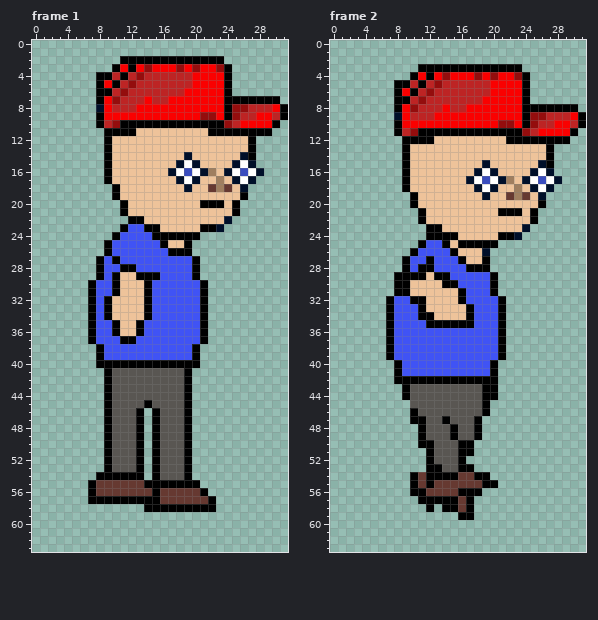
Pixel-art file: Corona Game Art/human_asprite.aseprite. This is how it looked before the edit.
32x64 pixels, 3 frames. Shown: frame 1, frame 2. The commit also changed other frames, which this record leaves out.
The same view after the edit:
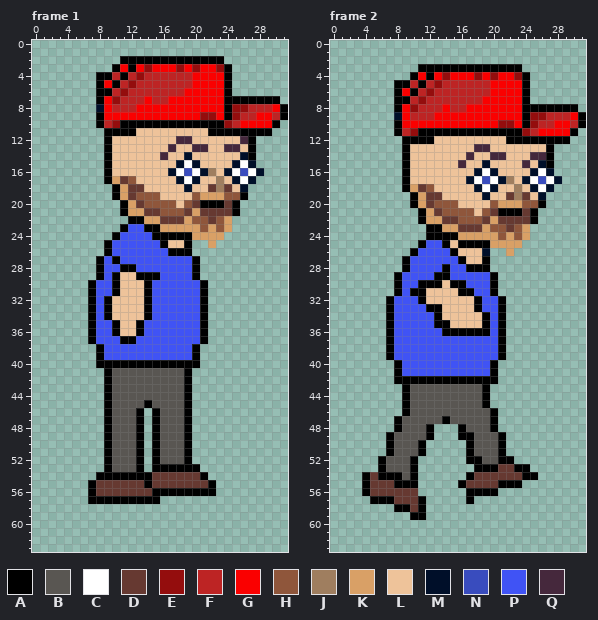
Palette (. is transparent): A #000000  B #595652  C #ffffff  D #663931  E #940d0d  F #bd2424  G #fa0000  H #8f563b  J #9f7e5f  K #d9a066  L #eec39a  M #000f29  N #394cbe  P #4053f5  Q #45283c
What changed:
layer "Beard" added
Changed rows in their new state; - is an unchanged pixel.
Frame 1, layers "Beard", "Left Leg":
first column x 10:
12 --------QQ------Q
13 -------Q--QQ--QQ-
14 ------Q----------
17 KDH--------------
18 -KDD-------------
19 -KDHHH----HKKKHH-
20 --KDHHHH-HD---D--
21 --KKDDHHHDKDDDD--
22 ----KKDDDKHHDHK--
23 ------KKKKKHKHK--
24 ----------KKKK---
25 ------------K----
first column x 14:
53 --AAA-A--
54 ADDDDDDA-
55 -DDDDDDDA
56 --AAAAA-A
57 --.......
58 .........
Frame 2:
first column x 9:
13 ---------QQ-------
14 --------Q--QQ---QQ
15 -------Q-------Q--
18 -KDH--------------
19 --KDD-------------
20 --KDHHH----HKKKHH-
21 ---KDHHHH-HD---D--
22 ---KKDDHHHDKDDDD--
23 -----KKDDDKHHDHK--
24 -------KKKKKHKHK--
25 -----------KKKK---
26 -------------K----
27 ---P--------------
28 --PP-A------------
29 PPPP--------------
30 PPAAAL-A----------
31 PAA-----A---------
32 -P-----LLA--------
33 --PAA---LA--------
34 --PPA---LLA-------
35 ---P--LLLLA-------
36 -----AAAAAA-------
first column x 4:
43 ----------------.-----
44 ----------------.-----
45 -----A----------------
46 -----AB--------BA-----
47 ----ABBB------BBA-----
48 ----ABBBA...A-BBA-----
49 ---ABBBBA...AABBBA----
50 ---ABBB-.....-BBBA----
51 ---ABBBA.....-BBBA----
52 --ABBBA-.....AABBAA---
53 --ABBBA-......AAADDAA-
54 ADAAAB-......ADDDDDDAA
55 ADDDAA-.....A--DDAAA--
56 ADDDDDD......--AA-----
57 -AAADDD-.....---------
58 ----AADA.-....--------
59 ------AA----..--------
Changed places in both pictures, as pixel boxes (x1, y1, x2, y2):
changed: (112, 136, 248, 248)
changed: (144, 464, 216, 512)
changed: (402, 144, 546, 336)
changed: (362, 384, 538, 520)
